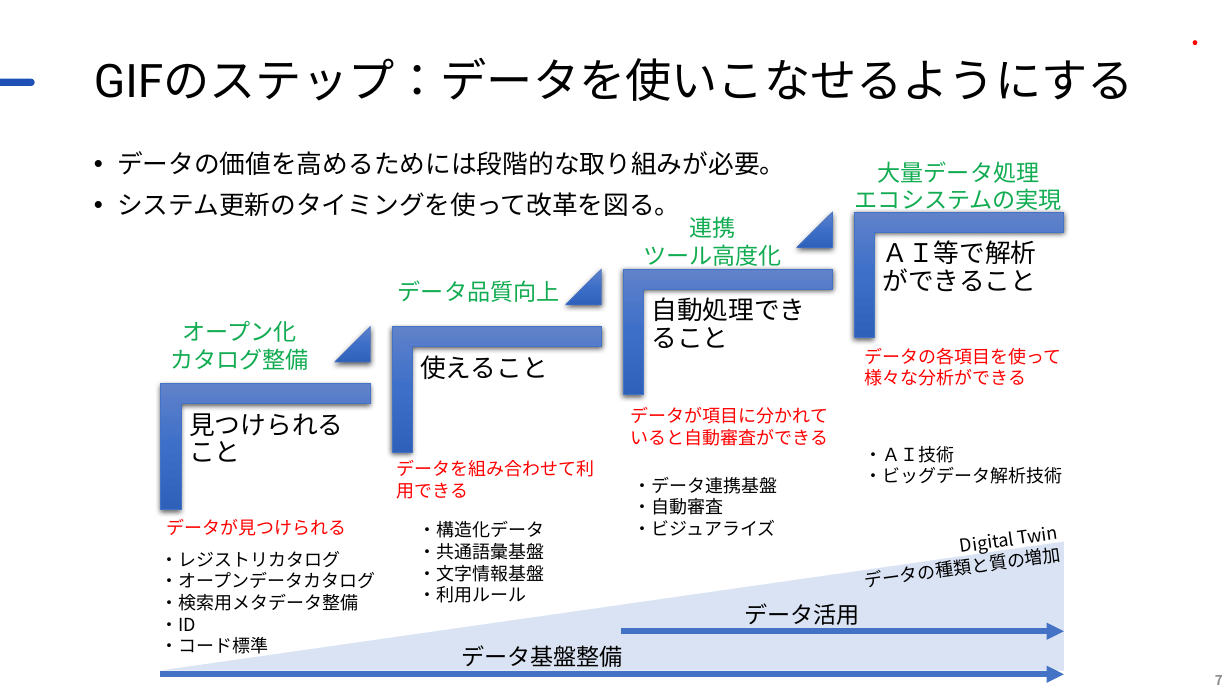
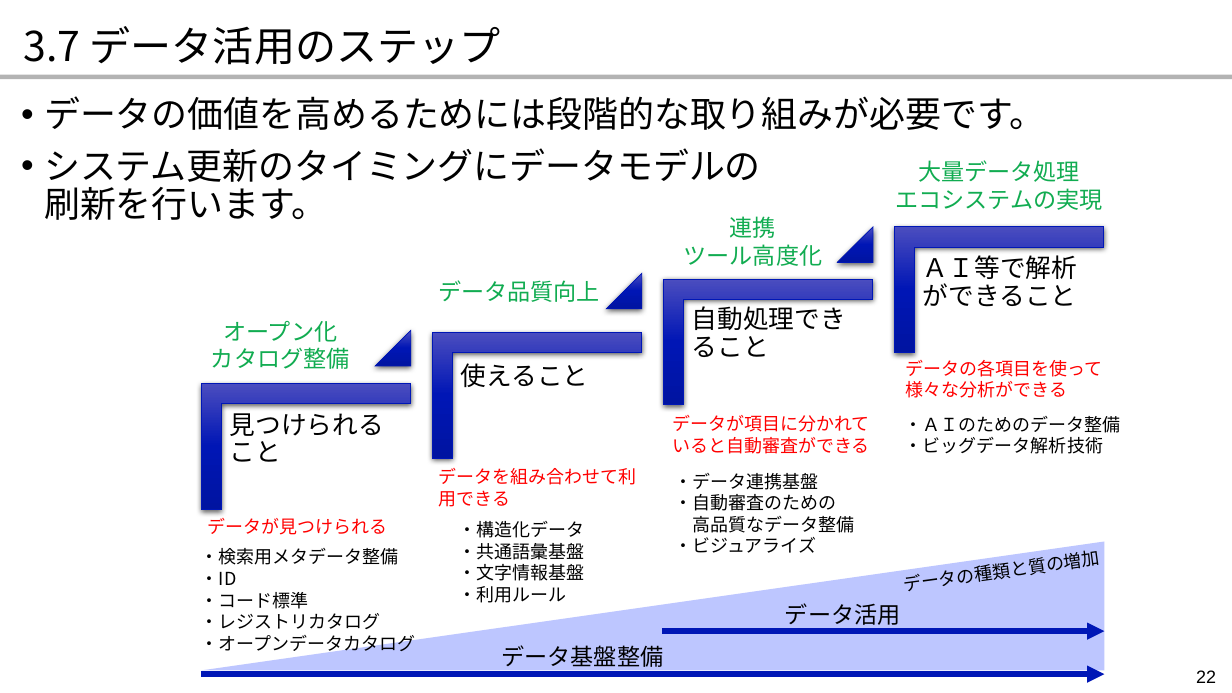
Before and after one commit to JDA-DM/GIF, a slide deck: slide 22 of 410_全体説明/411_GIF説明資料.pptx (slide 7 before the commit). Drawn at 1232x693 pixels with LibreOffice and Linux fonts; fonts in the diff are those of the drawing; background and template pictures are left out. Boxes give left, top, right and bottom in pixels: in the first picture for what was removed or moved away, otherwise in the second. Text is boxed around its words. In the diff, an @@ line names an element or a change of style, - is before the commit and + after.

```diff
--- a/410_全体説明/411_GIF説明資料.pptx
+++ b/410_全体説明/411_GIF説明資料.pptx
@@ text added at [24, 26, 501, 65], 32 pt, text #000000 @@
+3.7 データ活用のステップ
@@ title removed at [94, 58, 1134, 101] @@
-GIFのステップ：データを使いこなせるようにする
@@ ellipse removed at [1193, 41, 1198, 45] @@
@@ rounded rectangle removed at [0, 79, 34, 86] @@
@@ rectangle added at [0, 75, 1232, 79], fill #B3B3B3 @@
@@ text at [44, 96, 1045, 220]: text changed; size 20 to 28 pt @@
-• データの価値を高めるためには段階的な取り組みが必要。
-• システム更新のタイミングを使って改革を図る。
+• データの価値を高めるためには段階的な取り組みが必要です。
+• システム更新のタイミングにデータモデルの
+  刷新を行います。
@@ 1 text, 1 corner, 1 triangle: place and size @@
-1 text, 1 corner, 1 triangle at [797, 212, 1064, 398]
+1 text, 1 corner, 1 triangle at [837, 226, 1104, 413]
@@ fill gradient #6183CB to #3E70CA to #3062BB to gradient #4B4DBF to #0017B6 to #0014A2; outline #4472C4 0.5 pt to #0017B6 0.5 pt in 7 elements at [201, 384, 410, 509], [606, 274, 642, 310], [375, 331, 411, 367], [433, 332, 641, 457], [664, 279, 872, 405], [895, 226, 1104, 352], [837, 227, 873, 263] @@
@@ 5 texts, 1 corner: place and size @@
-5 texts, 1 corner at [397, 269, 1061, 499]
+5 texts, 1 corner at [438, 279, 1103, 507]
@@ 2 triangles, 1 corner: place and size @@
-2 triangles, 1 corner at [335, 269, 602, 452]
+2 triangles, 1 corner at [375, 274, 642, 457]
@@ text "・ＡＩのためのデータ整備": place and size @@
-text "・ＡＩのためのデータ整備" at [864, 446, 1062, 484]
+text "・ＡＩのためのデータ整備" at [905, 416, 1121, 454]
@@ text at [905, 416, 1121, 433]: text changed @@
-・ＡＩ技術
+・ＡＩのためのデータ整備
@@ text "・データ連携基盤": place and size @@
-text "・データ連携基盤" at [634, 477, 778, 536]
+text "・データ連携基盤" at [674, 473, 854, 553]
@@ text at [674, 494, 854, 533]: text changed @@
-・自動審査
+・自動審査のための
+高品質なデータ整備
@@ text at [160, 551, 375, 588]: paragraphs removed @@
-・レジストリカタログ
-・オープンデータカタログ
@@ text "・検索用メタデータ整備": place and size @@
-text "・検索用メタデータ整備" at [160, 551, 375, 654]
+text "・検索用メタデータ整備" at [201, 548, 416, 655]
@@ right triangle at [201, 542, 1104, 671]: fill #DAE3F3 to #BDC6FF @@
@@ text at [904, 550, 1101, 591]: paragraph removed @@
-Digital Twin
@@ text "データの種類と質の増加": place and size @@
-text "データの種類と質の増加" at [865, 547, 1062, 587]
+text "データの種類と質の増加" at [904, 550, 1101, 591]
@@ text at [201, 613, 416, 655]: paragraphs added @@
+・レジストリカタログ
+・オープンデータカタログ
@@ 9 texts, 2 arrows, 1 right triangle, 1 corner: place and size @@
-9 texts, 2 arrows, 1 right triangle, 1 corner at [161, 161, 1065, 675]
+9 texts, 2 arrows, 1 right triangle, 1 corner at [201, 160, 1104, 675]
@@ arrow (662, 631) - (1104, 631): stroke #4472C4 4.5 pt to #0017B6 4.5 pt @@
@@ arrow (201, 675) - (1104, 675): stroke #4472C4 4.5 pt to #0017B6 4.5 pt @@
@@ page number added at [1196, 670, 1216, 683], 14 pt, text #000000 @@
+22
@@ page number removed at [1215, 675, 1223, 685] @@
-7
```
Also in this commit, not shown: 9 other slides changed, 53 slides added, 15 slides removed.
